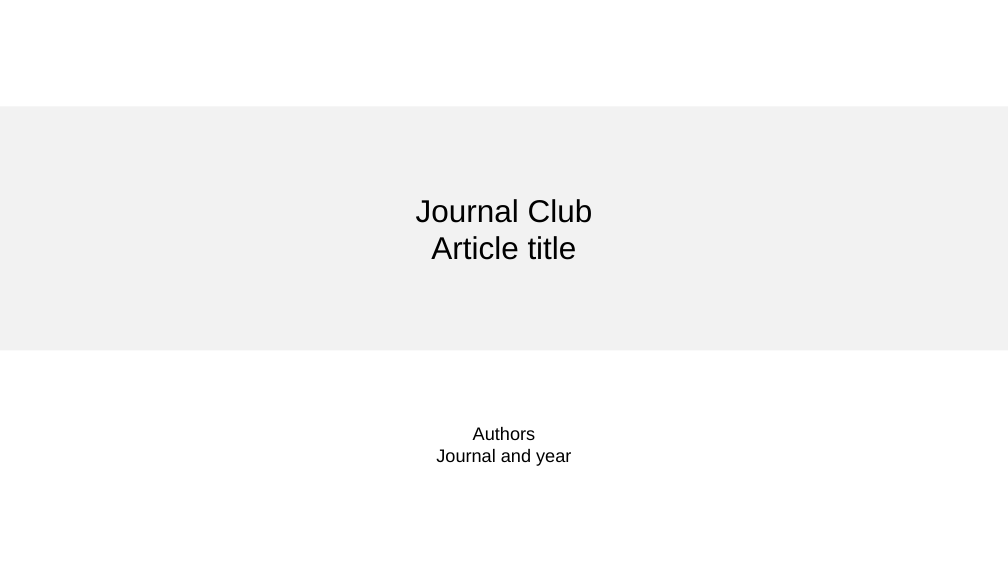
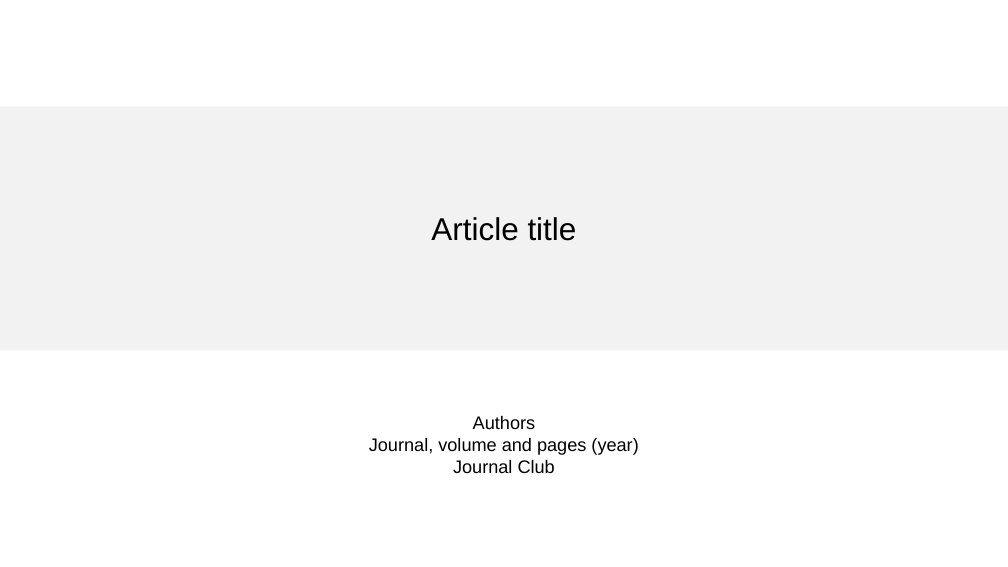
Before and after one commit to zhang-mengjia/journal-club-ppt, a slide deck: slide 1 of assets/jc-reference.pptx. Drawn at 1008x567 pixels with LibreOffice and Linux fonts; fonts in the diff are those of the drawing. Boxes give left, top, right and bottom in pixels: in the first picture for what was removed or moved away, otherwise in the second. Text is boxed around its words. In the diff, an @@ line names an element or a change of style, - is before the commit and + after.

Commit message:
Match Bowler journal club structure and validate author lineage and headings

```diff
--- a/assets/jc-reference.pptx
+++ b/assets/jc-reference.pptx
@@ text in rectangle at (416, 199, 593, 223): paragraph removed @@
-Journal Club
@@ text at (369, 438, 638, 473): text changed @@
-Journal and year
+Journal, volume and pages (year)
+Journal Club
```
Also in this commit, not shown: 1 other slide changed, 12 slides added, 2 slides removed, 9 other files.
